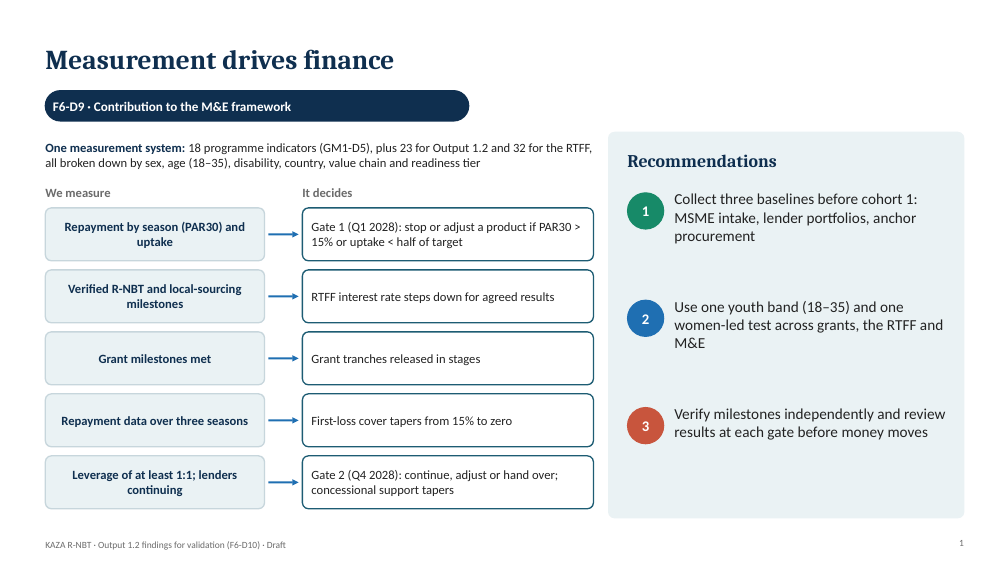
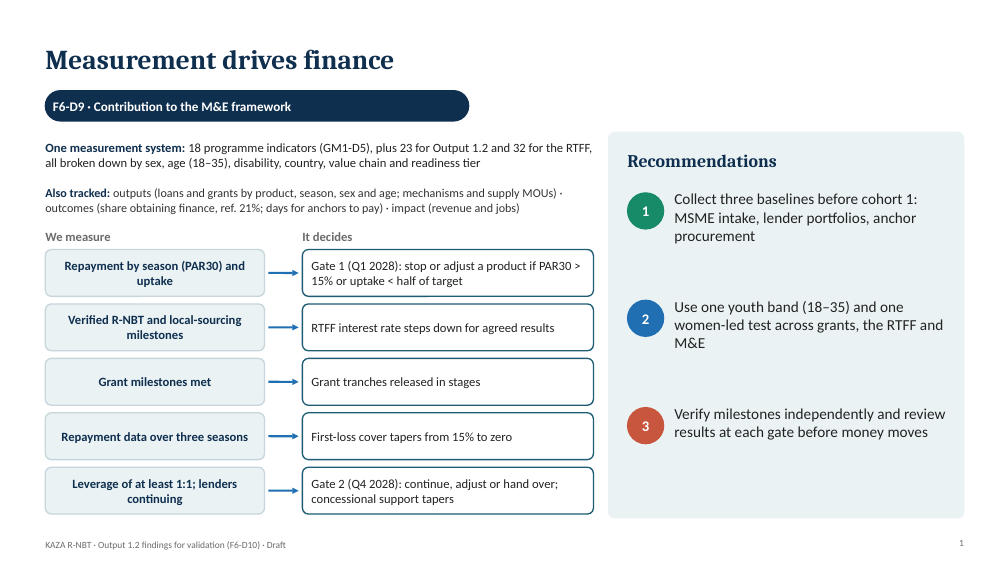
Before and after one commit to modestanz/GIZ-Works, a slide deck: slide 1 of deliverables/F6-D10_Slide12_Measurement_Option.pptx. Drawn at 1008x567 pixels with LibreOffice and Linux fonts; fonts in the diff are those of the drawing; background and template pictures are left out. Boxes give left, top, right and bottom in pixels: in the first picture for what was removed or moved away, otherwise in the second. Text is boxed around its words. In the diff, an @@ line names an element or a change of style, - is before the commit and + after.

```diff
--- a/deliverables/F6-D10_Slide12_Measurement_Option.pptx
+++ b/deliverables/F6-D10_Slide12_Measurement_Option.pptx
@@ text added at <box>45,188,556,214</box>, 11.5 pt, text #333333 @@
+Also tracked: outputs (loans and grants by product, season, sex and age; mechanisms and supply MOUs) · outcomes (share obtaining finance, ref. 21%; days for anchors to pay) · impact (revenue and jobs)
@@ text "We measure": place and size @@
-text "We measure" at <box>45,189,110,197</box>
+text "We measure" at <box>45,233,110,241</box>
@@ text "It decides": place and size @@
-text "It decides" at <box>302,188,353,197</box>
+text "It decides" at <box>302,232,353,241</box>
@@ rounded rectangle: place and size @@
-rounded rectangle at <box>45,270,265,323</box>
+rounded rectangle at <box>45,250,265,296</box>
@@ text "Repayment by season (PAR30) and ...": place and size @@
-text "Repayment by season (PAR30) and ..." at <box>65,222,245,248</box>
+text "Repayment by season (PAR30) and ..." at <box>65,261,245,287</box>
@@ rounded rectangle: place and size @@
-rounded rectangle at <box>302,270,594,323</box>
+rounded rectangle at <box>302,250,594,296</box>
@@ text "Gate 1 (Q1 2028): stop ...": place and size @@
-text "Gate 1 (Q1 2028): stop ..." at <box>311,222,571,248</box>
+text "Gate 1 (Q1 2028): stop ..." at <box>311,261,571,287</box>
@@ arrow moved from (268, 296) - (299, 296) to (268, 273) - (299, 273) @@
@@ proportions changed in 10 elements at <box>302,467,594,514</box>, <box>45,467,265,514</box>, <box>302,413,594,460</box>, <box>45,413,265,460</box>, <box>302,250,594,296</box>, <box>302,358,594,405</box>, <box>45,250,265,296</box>, <box>45,358,265,405</box>, <box>302,304,594,351</box>, <box>45,304,265,351</box> @@
@@ rounded rectangle: place and size @@
-rounded rectangle at <box>45,208,265,261</box>
+rounded rectangle at <box>45,304,265,351</box>
@@ text "Verified R-NBT and local-sourcing milestones": place and size @@
-text "Verified R-NBT and local-sourcing milestones" at <box>68,284,241,308</box>
+text "Verified R-NBT and local-sourcing milestones" at <box>68,315,241,339</box>
@@ arrow moved from (268, 234) - (299, 234) to (268, 327) - (299, 327) @@
@@ rounded rectangle: place and size @@
-rounded rectangle at <box>302,208,594,261</box>
+rounded rectangle at <box>302,304,594,351</box>
@@ text "RTFF interest rate steps down ...": place and size @@
-text "RTFF interest rate steps down ..." at <box>311,292,555,303</box>
+text "RTFF interest rate steps down ..." at <box>311,323,555,334</box>
@@ rounded rectangle: place and size @@
-rounded rectangle at <box>45,332,265,385</box>
+rounded rectangle at <box>45,358,265,405</box>
@@ rounded rectangle: place and size @@
-rounded rectangle at <box>302,332,594,385</box>
+rounded rectangle at <box>302,358,594,405</box>
@@ text "Grant tranches released in stages": place and size @@
-text "Grant tranches released in stages" at <box>311,354,481,365</box>
+text "Grant tranches released in stages" at <box>311,377,481,388</box>
@@ text "Grant milestones met": place and size @@
-text "Grant milestones met" at <box>99,354,211,363</box>
+text "Grant milestones met" at <box>99,377,211,386</box>
@@ arrow moved from (268, 358) - (299, 358) to (268, 382) - (299, 382) @@
@@ rounded rectangle: place and size @@
-rounded rectangle at <box>45,394,265,447</box>
+rounded rectangle at <box>45,413,265,460</box>
@@ text "Repayment data over three seasons": place and size @@
-text "Repayment data over three seasons" at <box>61,416,248,427</box>
+text "Repayment data over three seasons" at <box>61,432,248,443</box>
@@ rounded rectangle: place and size @@
-rounded rectangle at <box>302,394,594,447</box>
+rounded rectangle at <box>302,413,594,460</box>
@@ text "First-loss cover tapers from 15% ...": place and size @@
-text "First-loss cover tapers from 15% ..." at <box>311,416,512,427</box>
+text "First-loss cover tapers from 15% ..." at <box>311,432,512,443</box>
@@ arrow moved from (268, 420) - (299, 420) to (268, 436) - (299, 436) @@
@@ rounded rectangle: place and size @@
-rounded rectangle at <box>45,456,265,509</box>
+rounded rectangle at <box>45,467,265,514</box>
@@ text "Leverage of at least 1:1; ...": place and size @@
-text "Leverage of at least 1:1; ..." at <box>72,470,238,496</box>
+text "Leverage of at least 1:1; ..." at <box>72,479,238,505</box>
@@ rounded rectangle: place and size @@
-rounded rectangle at <box>302,456,594,509</box>
+rounded rectangle at <box>302,467,594,514</box>
@@ text "Gate 2 (Q4 2028): continue, ...": place and size @@
-text "Gate 2 (Q4 2028): continue, ..." at <box>311,470,558,496</box>
+text "Gate 2 (Q4 2028): continue, ..." at <box>311,479,558,505</box>
@@ arrow moved from (268, 482) - (299, 482) to (268, 491) - (299, 491) @@
```
Also in this commit, not shown: 5 other files.
